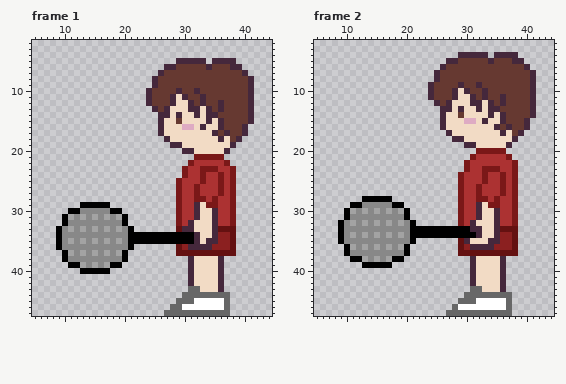
One commit to this pixel-art file: Graphics/babinkton_opponent.aseprite. This is how it looked before the edit.
58x48 pixels, 7 frames. Colours within 5 levels of each other are drawn and written as one. Shown: frame 1: x 5..44, y 2..47; frame 2: x 5..44, y 2..47. The commit also changed other frames, which this record leaves out.
After:
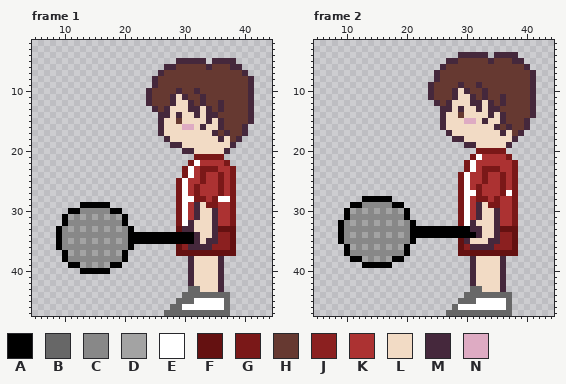
Palette (. is transparent): A #000000  B #676767  C #888888  D #a3a3a3  E #ffffff  F #641111  G #7a1818  H #663931  J #8b2020  K #ac3232  L #f2dbc5  M #45283c  N #deabc3
Changes in this commit:
--- frame 1, layer "Layer 1"
@@ x 28..39 @@
 21 ....GGGGG...
-22 ...GKKKKKG..
-23 ..GKKGGGKKG.
-24 ..GKKGKKGKG.
-25 .GKKKGKKGKG.
-26 .GKKGKKKGKG.
-27 .GKKGKKKGKG.
-28 .GKKGGKGKKG.
-29 .GKKMLGGKKG.
-30 .GKKMLLMKKG.
-31 .GKKMLLMKKG.
-32 .GKMLLLMKKG.
+22 ...GEKKKKG..
+23 ..GEKGGGKKG.
+24 ..GEKGKKGKG.
+25 .GEKKGKKGKG.
+26 .GEKGKKKGKG.
+27 .GEKGKKKGKG.
+28 .GEEGGKGEEG.
+29 .GEKMLGGKKG.
+30 .GEKMLLMKKG.
+31 .GEKMLLMKKG.
+32 .GEMLLLMKKG.
 33 .FMMLLLMFFF.
--- frame 2, layer "Layer 1"
@@ x 28..39 @@
 20 ....GGGGG...
-21 ...GKKKKKG..
-22 ..GKKKKKKKG.
-23 ..GKKGGGKKG.
-24 .GKKKGKKGKG.
-25 .GKKKGKKGKG.
-26 .GKKGKKKGKG.
-27 .GKKGKKKGKG.
-28 .GKKGGKGKKG.
-29 .GKKMLGGKKG.
-30 .GKKMLLMKKG.
-31 .GKKMLLMKKG.
-32 .GKMLLLMKKG.
+21 ...GEKKKKG..
+22 ..GEKKKKKKG.
+23 ..GEKGGGKKG.
+24 .GEKKGKKGKG.
+25 .GEKKGKKGKG.
+26 .GEKGKKKGKG.
+27 .GEEGKKKGEG.
+28 .GEKGGKGKKG.
+29 .GEKMLGGKKG.
+30 .GEKMLLMKKG.
+31 .GEKMLLMKKG.
+32 .GEMLLLMKKG.
 33 AAAMMLLMFFF.
